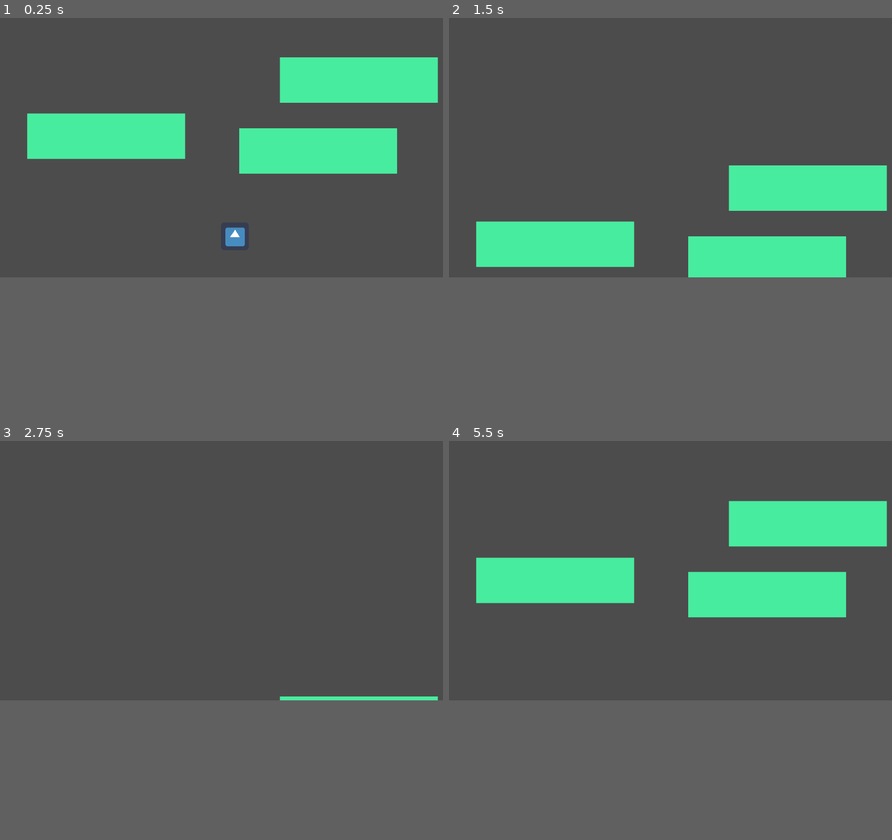
Above: before the commit, frames 1-4 (two rows, left to right).
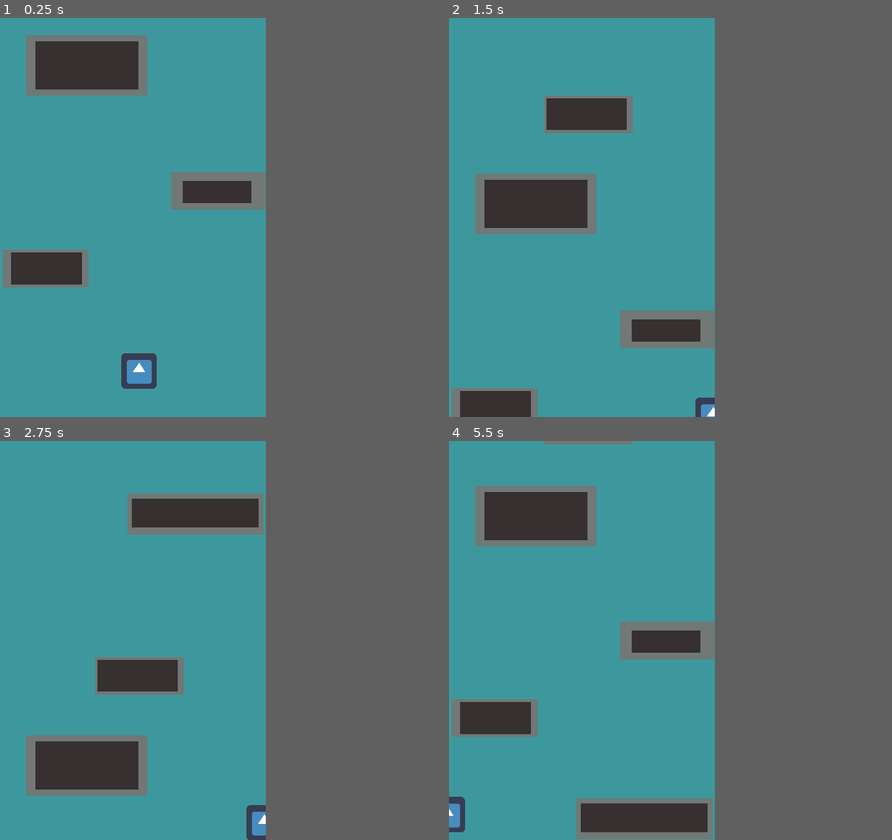
Above: after the commit, the same moments.

Repository: Harrison-Winters/Jet-Pack-Escape
Game: Godot game, scene res://Stage1.tscn
Two runs of this game, one before a commit and one after it. Both use one fixed random seed, a clock stepped at 60 frames per second and the inputs below. The engine's default icon, where the game draws it, is replaced by a stand-in: a white triangle on a blue panel in a dark square.
Inputs:
- Up to frame 1 (0.25 s): no input
- Up to frame 2 (1.5 s): hold Right (ui_right) 0.53-1.28 s; hold Down (ui_down) from 1.28 s (still down)
- Up to frame 3 (2.75 s): release Down (ui_down) at 2.03 s; hold Right (ui_right) from 2.03 s (still down)
- Up to frame 4 (5.5 s): release Right (ui_right) at 2.78 s; hold Up (ui_up) 2.78-3.53 s; hold Left (ui_left) 3.53-5.03 s; hold Down (ui_down) from 5.03 s (still down)
In our replay, the window is 800x468 before the commit and 480x720 after it. These sizes can differ from the game's own. Grey fills any space a smaller window leaves; there, only what the larger window draws over its background counts as a difference.

The runs differ from the first frame. In frame 1, 48% of the frame differs, in the area x 0-99%, y 0-93%; in frame 2, 50%; in frame 3, 44%; in frame 4, 52%, in the area x 0-99%, y 0-100%.

Commit message:
Changed Screen Size and Set Screen Bounds
Screen now has a vertical orientation

Diff:
--- a/Jetpack Escape/Player.gd
+++ b/Jetpack Escape/Player.gd
@@ -1,13 +1 @@
 extends Sprite
-
-
-# Declare member variables here. Examples:
-# var a = 2
-# var b = "text"
-
-
-
-
-#	÷rotation += angular_speed * delta
-#	var velocity = Vector2.UP.rotated(rotation) * speed
-#	position += velocity * delta
--- a/Jetpack Escape/PlayerCollisionObject.gd
+++ b/Jetpack Escape/PlayerCollisionObject.gd
@@ -4,7 +4,8 @@
 
 # Called when the node enters the scene tree for the first time.
 func _ready():
-	pass # Replace with function body.
+	screen_size = get_viewport_rect().size
+
 
 
 func _physics_process(delta):
@@ -30,3 +31,11 @@
 		and not Input.is_action_pressed("ui_down")):
 			move_and_collide(Vector2.ZERO)
 #
+var screen_size = Vector2.ZERO
+
+
+
+
+func _process(delta):
+	position.x = clamp(position.x, 0, screen_size.x)
+	position.y = clamp(position.y, 0, screen_size.y)
--- a/Jetpack Escape/Stage1.tscn
+++ b/Jetpack Escape/Stage1.tscn
@@ -9,13 +9,19 @@
 
 [sub_resource type="PhysicsMaterial" id=3]
 
+[sub_resource type="RectangleShape2D" id=5]
+extents = Vector2( 100.312, 49 )
+
+[sub_resource type="RectangleShape2D" id=4]
+extents = Vector2( 87.3072, 34 )
+
 [sub_resource type="RectangleShape2D" id=1]
-extents = Vector2( 178, 51 )
+extents = Vector2( 81, 31 )
 
 [node name="Stage1" type="Node2D"]
 
 [node name="PlayerCollisionObject" type="KinematicBody2D" parent="."]
-position = Vector2( 546, 506 )
+position = Vector2( 254, 638 )
 collision/safe_margin = 3.0
 script = ExtResource( 3 )
 
@@ -28,58 +34,129 @@
 shape = SubResource( 2 )
 
 [node name="WallContainer" type="Node2D" parent="."]
-position = Vector2( 50, 53 )
+position = Vector2( -11, -3 )
 
 [node name="FallingWall1" type="StaticBody2D" parent="WallContainer"]
-position = Vector2( 190, 171 )
+position = Vector2( 152, 37 )
 physics_material_override = SubResource( 3 )
 script = ExtResource( 2 )
 
+[node name="CollisionShape2D" type="CollisionShape2D" parent="WallContainer/FallingWall1"]
+position = Vector2( 18.3125, -3 )
+shape = SubResource( 5 )
+
 [node name="ColorRect" type="ColorRect" parent="WallContainer/FallingWall1"]
-margin_left = -177.0
+margin_left = -94.0
 margin_top = -53.0
-margin_right = 188.0
-margin_bottom = 52.0
-color = Color( 0.282353, 0.92549, 0.623529, 1 )
+margin_right = 125.0
+margin_bottom = 56.0
+color = Color( 0.443137, 0.470588, 0.458824, 1 )
 
-[node name="CollisionShape2D" type="CollisionShape2D" parent="WallContainer/FallingWall1"]
-position = Vector2( 9, 0 )
-shape = SubResource( 1 )
+[node name="Outline" type="ColorRect" parent="WallContainer/FallingWall1"]
+margin_left = -77.0
+margin_top = -42.0
+margin_right = 109.0
+margin_bottom = 45.0
+color = Color( 0.211765, 0.188235, 0.188235, 1 )
 
 [node name="FallingWall2" type="StaticBody2D" parent="WallContainer"]
-position = Vector2( 311, 119 )
+position = Vector2( 366, -414 )
 physics_material_override = SubResource( 3 )
 script = ExtResource( 2 )
 
 [node name="CollisionShape2D" type="CollisionShape2D" parent="WallContainer/FallingWall2"]
-position = Vector2( 466, -75 )
-shape = SubResource( 1 )
+position = Vector2( -2.5, 0 )
+scale = Vector2( 1.426, 1 )
+shape = SubResource( 4 )
 
 [node name="ColorRect" type="ColorRect" parent="WallContainer/FallingWall2"]
-margin_left = 286.0
-margin_top = -131.0
-margin_right = 651.0
-margin_bottom = -26.0
-color = Color( 0.282353, 0.92549, 0.623529, 1 )
-__meta__ = {
-"_edit_use_anchors_": true
-}
+margin_left = -125.0
+margin_top = -38.0
+margin_right = 121.0
+margin_bottom = 36.0
+color = Color( 0.443137, 0.470588, 0.458824, 1 )
+
+[node name="Outline" type="ColorRect" parent="WallContainer/FallingWall2"]
+margin_left = -117.0
+margin_top = -29.0
+margin_right = 112.0
+margin_bottom = 23.0
+color = Color( 0.211765, 0.188235, 0.188235, 1 )
 
 [node name="FallingWall3" type="StaticBody2D" parent="WallContainer"]
-position = Vector2( 692, 239 )
+position = Vector2( 406, 259 )
 physics_material_override = SubResource( 3 )
 script = ExtResource( 2 )
 
 [node name="CollisionShape2D" type="CollisionShape2D" parent="WallContainer/FallingWall3"]
-position = Vector2( -7, -31 )
+position = Vector2( 1.9375, 3 )
 shape = SubResource( 1 )
 
 [node name="ColorRect" type="ColorRect" parent="WallContainer/FallingWall3"]
-margin_left = -189.0
-margin_top = -87.0
-margin_right = 176.0
-margin_bottom = 18.0
-color = Color( 0.282353, 0.92549, 0.623529, 1 )
-__meta__ = {
-"_edit_use_anchors_": true
-}
+margin_left = -86.0
+margin_top = -28.0
+margin_right = 84.0
+margin_bottom = 40.0
+color = Color( 0.443137, 0.470588, 0.458824, 1 )
+
+[node name="Outline" type="ColorRect" parent="WallContainer/FallingWall3"]
+margin_left = -65.0
+margin_top = -12.0
+margin_right = 59.0
+margin_bottom = 28.0
+color = Color( 0.211765, 0.188235, 0.188235, 1 )
+
+[node name="FallingWall4" type="StaticBody2D" parent="WallContainer"]
+position = Vector2( 96, 399 )
+physics_material_override = SubResource( 3 )
+script = ExtResource( 2 )
+
+[node name="Collision" type="CollisionShape2D" parent="WallContainer/FallingWall4"]
+position = Vector2( -7.125, 3.75 )
+shape = SubResource( 1 )
+
+[node name="ColorRect" type="ColorRect" parent="WallContainer/FallingWall4"]
+margin_left = -80.0
+margin_top = -28.0
+margin_right = 75.0
+margin_bottom = 40.0
+color = Color( 0.443137, 0.470588, 0.458824, 1 )
+
+[node name="Outline" type="ColorRect" parent="WallContainer/FallingWall4"]
+margin_left = -65.0
+margin_top = -23.0
+margin_right = 63.0
+margin_bottom = 35.0
+color = Color( 0.211765, 0.188235, 0.188235, 1 )
+
+[node name="FallingWall5" type="StaticBody2D" parent="WallContainer"]
+position = Vector2( 250, -131 )
+physics_material_override = SubResource( 3 )
+script = ExtResource( 2 )
+
+[node name="CollisionShape2D" type="CollisionShape2D" parent="WallContainer/FallingWall5"]
+position = Vector2( 8, 7 )
+shape = SubResource( 1 )
+
+[node name="ColorRect" type="ColorRect" parent="WallContainer/FallingWall5"]
+margin_left = -67.0
+margin_top = -26.0
+margin_right = 93.0
+margin_bottom = 42.0
+color = Color( 0.443137, 0.470588, 0.458824, 1 )
+
+[node name="Outline" type="ColorRect" parent="WallContainer/FallingWall5"]
+margin_left = -63.0
+margin_top = -21.0
+margin_right = 82.0
+margin_bottom = 36.0
+color = Color( 0.211765, 0.188235, 0.188235, 1 )
+
+[node name="CanvasLayer" type="CanvasLayer" parent="."]
+layer = -1
+
+[node name="Background" type="ColorRect" parent="CanvasLayer"]
+light_mask = 0
+anchor_right = 1.0
+anchor_bottom = 1.0
+color = Color( 0.239216, 0.596078, 0.619608, 1 )
--- a/Jetpack Escape/project.godot
+++ b/Jetpack Escape/project.godot
@@ -14,6 +14,13 @@
 run/main_scene="res://Stage1.tscn"
 config/icon="res://icon.png"
 
+[display]
+
+window/size/width=480
+window/size/height=720
+window/stretch/mode="2d"
+window/stretch/aspect="keep"
+
 [gui]
 
 common/drop_mouse_on_gui_input_disabled=true
Not shown: 1 places in Jetpack Escape/Stage1.tscn that only renumber resources
Not shown, changed: Jetpack Escape/.DS_Store
